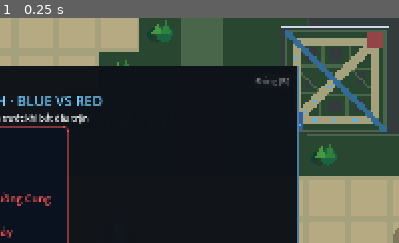
Above: before the commit, frame 1.
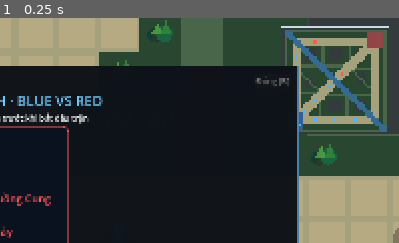
Above: after the commit, the same moment.

Repository: langhoangtien/clash-born
Game: Godot game, scene res://scenes/match/moba_match.tscn
The game is run twice, just before and just after one commit, with the same random seed, the same clock (stepped at 60 frames per second) and the same inputs.
Inputs:
- Up to frame 1 (0.25 s): no input
The pictures show only the part of the screen within x 50-100%, y 0-50%; the shares and areas given below are measured in that part.

The runs differ from the first frame. In frame 1, less than 0.1% of the frame differs, in the area x 78-86%, y 9-26%.

Commit message:
fix nearest creep command and shared lane vision

Diff:
--- a/scripts/match/match_minimap.gd
+++ b/scripts/match/match_minimap.gd
@@ -21,9 +21,7 @@
 	for info in entities.values():
 		var state: UnitRuntimeState = info.actor.runtime
 		if not state.alive: continue
-		if player != null and state.team_id != player.runtime.team_id and not full_map_mode:
-			var vision := float(player.runtime.stats.get("vision_range", 1200.0))
-			if player.position.distance_to(state.position) > vision: continue
+		if player != null and state.team_id != player.runtime.team_id and not full_map_mode and not info.actor.view.visible: continue
 		var point := state.position / layout.world_size() * size
 		var color := Color(0.3, 0.7, 1) if state.team_id == 0 else Color(1, 0.35, 0.3)
 		if info.kind == "hero": draw_circle(point, 5, color)
--- a/scripts/match/moba_match.gd
+++ b/scripts/match/moba_match.gd
@@ -146,7 +146,8 @@
 	actor.configure(source, state.team_id, state.position, layout, _navigation(state.stats.collision_radius), state)
 	actor.view.visual_data.unit_id = state.unit_id
 	actor.view.visual_data.display_name = "BẠN" if state.unit_id == "player" else ("BOT ĐỎ" if kind == "hero" else {"creep": "LÍNH", "tower": "TRỤ", "core": "NHÀ CHÍNH"}[kind])
-	actor.view.show_resource_bars = kind != "creep"
+	# Small compact bars keep last-hit health readable without hero-sized labels.
+	actor.view.show_resource_bars = true
 	actor.view.compact_visual = kind == "creep"
 	actor.view.siege_visual = siege
 	actor.view.structure_visual = kind in ["tower", "core"]
@@ -209,6 +210,18 @@
 		if info.kind != "tower" or info.actor.runtime.team_id == team or not info.actor.runtime.alive: continue
 		if info.actor.position.distance_to(position) <= info.actor.runtime.attack_range() + settings.bot_tower_safety_margin: return true
 	return false
+
+func _tower_targeting_unit(actor: MapUnit) -> MapUnit:
+	for info in entities.values():
+		if info.kind != "tower": continue
+		var tower: MapUnit = info.actor
+		if tower.runtime.alive and tower.runtime.team_id != actor.runtime.team_id and tower.runtime.target_id == actor.runtime.unit_id:
+			return tower
+	return null
+
+func _tower_escape_point(actor: MapUnit, tower: MapUnit) -> Vector2:
+	var retreat_direction := (layout.spawn_points(actor.runtime.team_id)[0] - tower.position).normalized()
+	return tower.position + retreat_direction * (tower.runtime.attack_range() + settings.bot_tower_safety_margin + 120.0)
 
 func _tower_is_unlocked(candidate: Dictionary) -> bool:
 	if candidate.kind != "tower": return true
@@ -594,7 +607,15 @@
 		if actor == player or actor.runtime.team_id == player.runtime.team_id or full_map_mode:
 			actor.view.visible = true
 		else:
-			actor.view.visible = actor.runtime.alive and _has_vision(player, actor)
+			actor.view.visible = actor.runtime.alive and _team_has_vision(player.runtime.team_id, actor)
+
+func _team_has_vision(team: int, target: MapUnit) -> bool:
+	for info in entities.values():
+		var observer: MapUnit = info.actor
+		if not observer.runtime.alive or observer.runtime.team_id != team: continue
+		if info.kind not in ["hero", "creep", "tower", "core"]: continue
+		if _has_vision(observer, target): return true
+	return false
 
 func _audio_listener_position() -> Vector2:
 	if camera == null or camera.follow_enabled: return player.position
@@ -736,23 +757,16 @@
 	locked_target = ""
 	if attack_mode == "hero":
 		return _choose_target(entities.player, ["hero"], settings.hero_acquisition_range, true, false, "", true)
-	# J is a farming command. A nearby jungle camp always wins over lane targets,
-	# so a player standing at a camp can never be pulled across the map by a lane.
-	var jungle_target := _choose_target(entities.player, ["creep"], minf(settings.player_target_range, 700.0), true, true, "", true, true)
-	if jungle_target != null: return jungle_target
-	# Creep/structure attack is deliberately local. It cannot select a wave at
-	# the enemy base or a third tower merely because that target exists on the map.
+	# J attacks the closest creep of any kind: lane, ranged, siege, or jungle.
+	# Once no creep remains in the command radius, it falls back to a structure.
+	var target := _choose_target(entities.player, ["creep"], settings.player_target_range, true, true, "", true)
+	if target != null: return target
+	# Structure targeting remains local: it cannot select a third tower merely
+	# because that target exists elsewhere on the map.
 	var lane := _nearest_lane(player.position)
-	# J means attack nearby creeps first. A tower is the fallback only after no
-	# visible enemy creep is in the command radius.
-	var target := _choose_target(entities.player, ["creep"], settings.player_target_range, true, false, "", true)
-	if target == null:
-		target = _choose_target(entities.player, ["tower"], settings.player_structure_target_range, true, false, lane, true)
+	target = _choose_target(entities.player, ["tower"], settings.player_structure_target_range, true, false, lane, true)
 	if target == null:
 		target = _choose_target(entities.player, ["core"], settings.player_structure_target_range, true, false, "", true)
-	# If the lane is quiet, the same command can still farm a nearby neutral camp.
-	if target == null:
-		target = _choose_target(entities.player, ["creep"], settings.player_target_range, true, true, "", true)
 	return target
 
 func _drive_target(info: Dictionary, target: MapUnit, tick: int) -> void:
@@ -816,12 +830,24 @@
 	var actor: MapUnit = info.actor
 	var lane: String = info.get("assigned_lane", "MID")
 	if info.get("ai_state", "") == "RETREAT":
-		if in_fountain(actor.runtime) and actor.runtime.current_hp >= actor.runtime.stats.max_hp * settings.bot_recover_hp_fraction:
+		if info.get("retreat_to_fountain", false) and in_fountain(actor.runtime) and actor.runtime.current_hp >= actor.runtime.stats.max_hp * settings.bot_recover_hp_fraction:
+			info.retreat_to_fountain = false
 			_set_bot_state(info, "GO_TO_LANE", tick, "recovered")
+		elif info.get("retreat_to_fountain", false):
+			return null
+		elif _tower_targeting_unit(actor) != null:
+			return null
 		else:
-			return null
+			_set_bot_state(info, "GO_TO_LANE", tick, "outside-tower-range")
 	if actor.runtime.current_hp <= actor.runtime.stats.max_hp * settings.bot_retreat_hp_fraction:
+		info.retreat_to_fountain = true
 		_set_bot_state(info, "RETREAT", tick, "hp-below-retreat-threshold")
+		return null
+	var attacking_tower := _tower_targeting_unit(actor)
+	if attacking_tower != null:
+		info.retreat_to_fountain = false
+		info.retreat_tower_id = attacking_tower.runtime.unit_id
+		_set_bot_state(info, "RETREAT", tick, "enemy-tower-targeting-hero")
 		return null
 	var player_distance := actor.position.distance_to(player.position)
 	if player.runtime.alive and player_distance <= settings.bot_chase_range and not is_inside_enemy_tower_range(player.position, actor.runtime.team_id):
@@ -845,8 +871,11 @@
 func _drive_bot(info: Dictionary, target: MapUnit, tick: int) -> void:
 	var actor: MapUnit = info.actor
 	if info.ai_state == "RETREAT":
-		if not (in_fountain(actor.runtime) and actor.runtime.current_hp >= actor.runtime.stats.max_hp * settings.bot_recover_hp_fraction):
+		if info.get("retreat_to_fountain", false) and not (in_fountain(actor.runtime) and actor.runtime.current_hp >= actor.runtime.stats.max_hp * settings.bot_recover_hp_fraction):
 			_issue_ai_move(info, layout.fountain_point(actor.runtime.team_id), "retreat-fountain", tick)
+		elif not info.get("retreat_to_fountain", false):
+			var tower_id: String = info.get("retreat_tower_id", "")
+			if entities.has(tower_id): _issue_ai_move(info, _tower_escape_point(actor, entities[tower_id].actor), "tower-range-escape", tick)
 		return
 	if target != null:
 		_drive_target(info, target, tick)
@@ -867,6 +896,11 @@
 		# an attacking creep wave.
 		destination = candidate
 		source = "frontline-rally"
+	else:
+		var next_tower := get_next_attackable_structure(actor.runtime.team_id, lane)
+		if next_tower != null:
+			destination = _tower_escape_point(actor, next_tower)
+			source = "lane-push-rally"
 	_trace_ai(info, "BOT", "state=%s lane=%s anchor=%s frontline=%s destination=%s source=%s hp=%.0f/%.0f in_fountain=%s" % [info.ai_state, lane, str(anchor), frontline_text, str(destination), source, actor.runtime.current_hp, actor.runtime.stats.max_hp, str(in_fountain(actor.runtime))])
 	if actor.position.distance_to(destination) > 80.0:
 		_issue_ai_move(info, destination, source, tick)
--- a/tests/test_match_balance.gd
+++ b/tests/test_match_balance.gd
@@ -80,6 +80,16 @@
 	main.player.position = brush_point
 	main.player.runtime.position = main.player.position
 	check(main._has_vision(main.player, brush_enemy), "Player entering brush reveals enemy in the same brush")
+	# Keep this vision-only fixture out of later farming/AI target selection.
+	brush_enemy.position = brush_point + Vector2(3000, 0)
+	brush_enemy.runtime.position = brush_enemy.position
+	var allied_observer: MapUnit = main._spawn("vision_creep", 0, main.settings.melee_creep, Vector2(3800, 1100), "creep", "TOP")
+	brush_enemy.position = allied_observer.position + Vector2(300, 0)
+	brush_enemy.runtime.position = brush_enemy.position
+	main.player.position = main.layout.cell_center(Vector2i(4, 35))
+	main.player.runtime.position = main.player.position
+	main._update_vision()
+	check(brush_enemy.view.visible, "Allied creep vision reveals nearby enemies outside the player's personal sight")
 	# A healthy bot must continue behind a winning allied wave instead of falling
 	# back to its tower after the opposing wave has been cleared.
 	var bot_info: Dictionary = main.entities.enemy_hero
--- a/tests/test_playable_match.gd
+++ b/tests/test_playable_match.gd
@@ -247,6 +247,12 @@
 	check(main.wave_number == waves, "Live-creep cap prevents unbounded spawning")
 	# A real lethal damage event triggers respawn; do not fake a view-only death.
 	main._revive("enemy_hero")
+	# Run the combat assertion outside every tower's range; the bot now correctly
+	# breaks off when an enemy tower has it targeted.
+	for tower_info in main.entities.values():
+		if tower_info.kind == "tower": tower_info.actor.runtime.alive = false
+	player.position = main.layout.cell_center(Vector2i(20, 10))
+	player.runtime.position = player.position
 	enemy.position = player.position + Vector2(100, 0)
 	enemy.runtime.position = enemy.position
 	var saved_damage: float = enemy.runtime.stats.physical_damage
